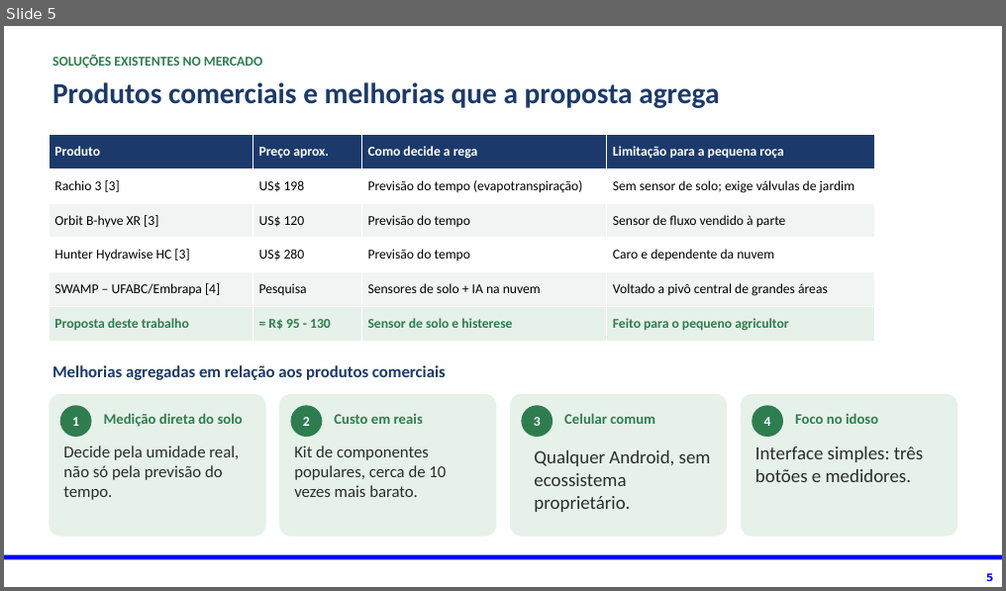
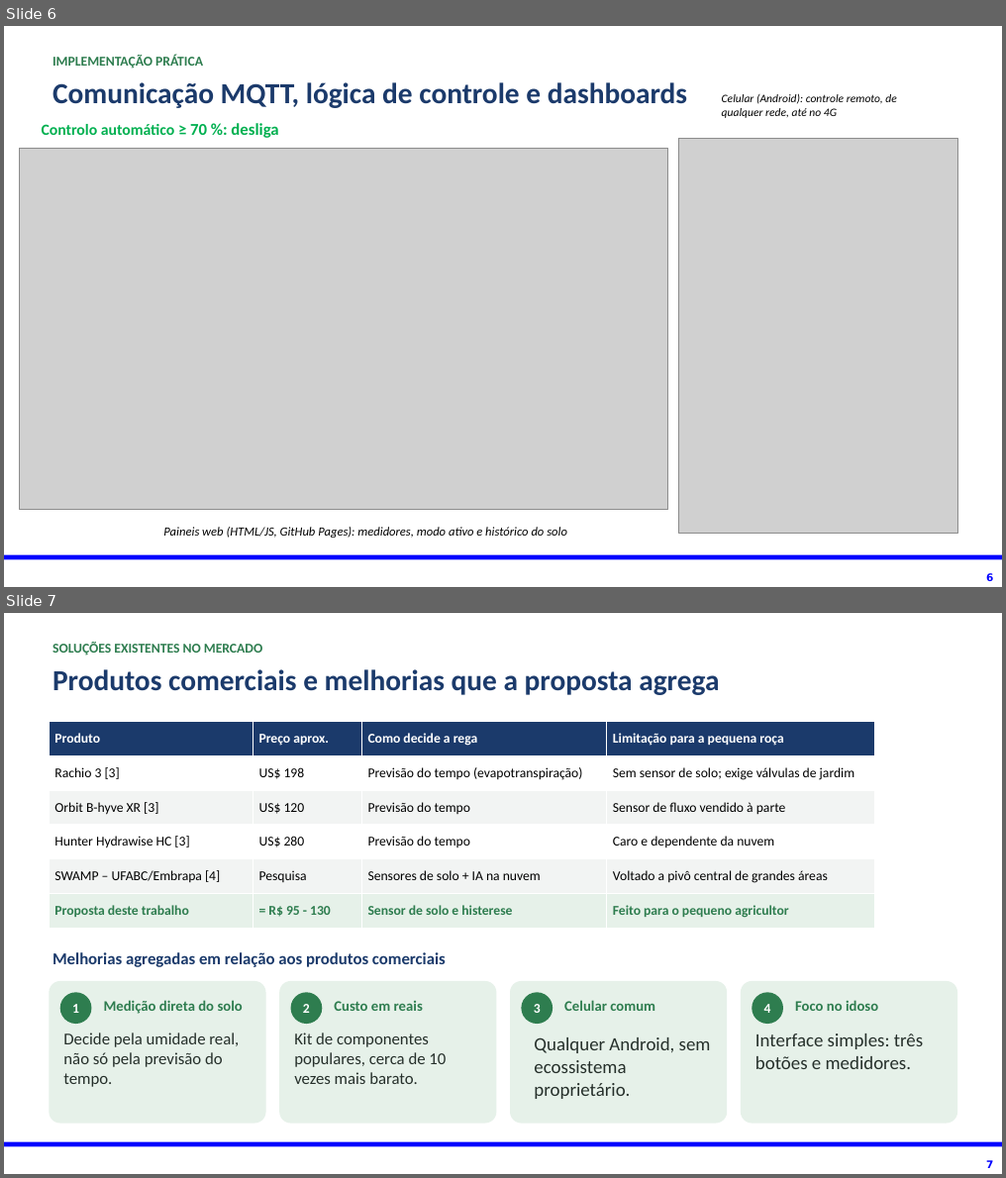
Before and after one commit to DianaJCM/TP546-Diana_1000-Batende_69, a slide deck: Trabalho_Final/Trabalho_Final_Io_Batende_Diana.pptx. Shown one above the other, each under a label of ours: slide 5 before the commit, slides 6 and 7 after it. The pictures are 1006x591 and 1006x1178 pixels, drawn with LibreOffice and Linux fonts; fonts in the diff are those of the drawing; grey boxes stand for pictures; background and template pictures are left out. Boxes give left, top, right and bottom in pixels: in the first picture for what was removed or moved away, otherwise in the second. Text is boxed around its words. In the diff, an @@ line names an element or a change of style, - is before the commit and + after.

```diff
--- a/Trabalho_Final/Trabalho_Final_Io_Batende_Diana.pptx
+++ b/Trabalho_Final/Trabalho_Final_Io_Batende_Diana.pptx
@@ slide 6 added at box(4, 26, 1002, 587), background #FFFFFF; not listed: 2 template elements that a slide beside it also shows @@
@@ text added at box(53, 54, 203, 69), 13 pt, text #2E7D4F, bold @@
+IMPLEMENTAÇÃO PRÁTICA
@@ text added at box(53, 82, 687, 108), 28 pt, text #1B3A6B, bold @@
+Comunicação MQTT, lógica de controle e dashboards
@@ text added at box(722, 93, 896, 118), 11 pt, text #000000, italic @@
+Celular (Android): controle remoto, de qualquer rede, até no 4G
@@ text added at box(42, 123, 278, 138), 15 pt, text #00B050, bold @@
+Controlo automático ≥ 70 %: desliga
@@ picture added at box(678, 138, 958, 534) @@
@@ picture added at box(20, 148, 668, 510) @@
@@ text added at box(163, 527, 567, 538), 12 pt, text #000000, italic @@
+Paineis web (HTML/JS, GitHub Pages): medidores, modo ativo e histórico do solo
@@ what was slide 5 is now slide 7 @@
@@ page number at box(986, 1160, 993, 1168): text changed @@
-5
+7
```
Also in this commit, not shown: 3 slides changed, 1 other slide added, 1 other file.
